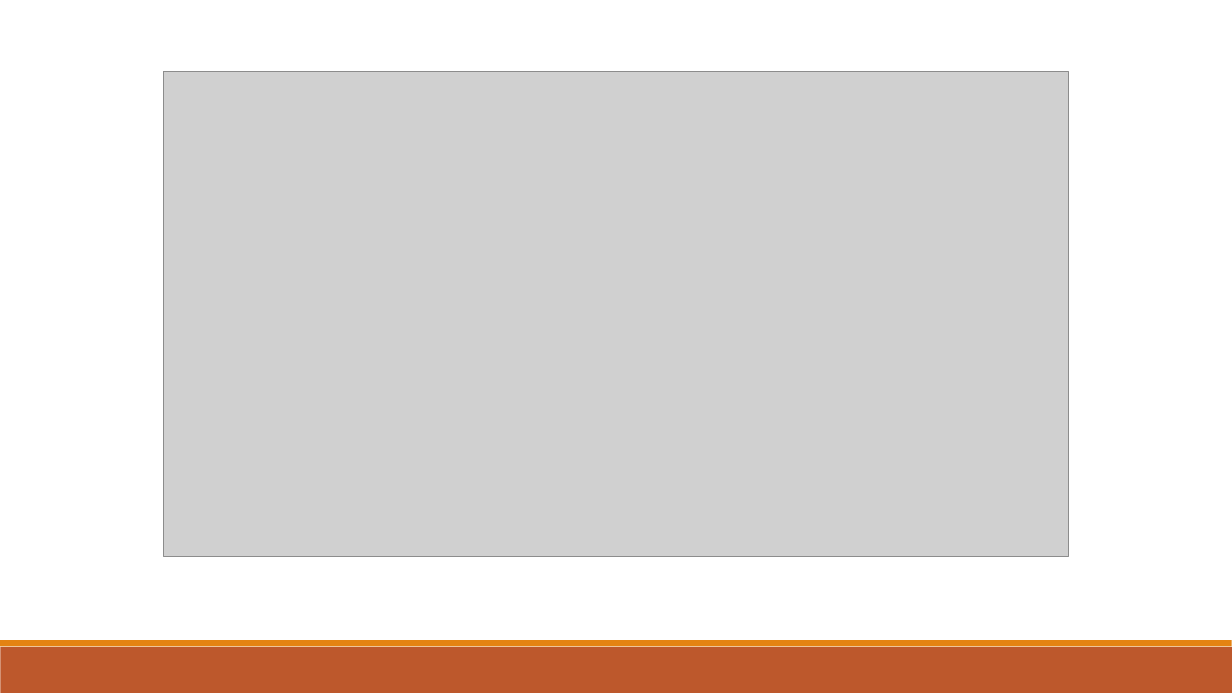
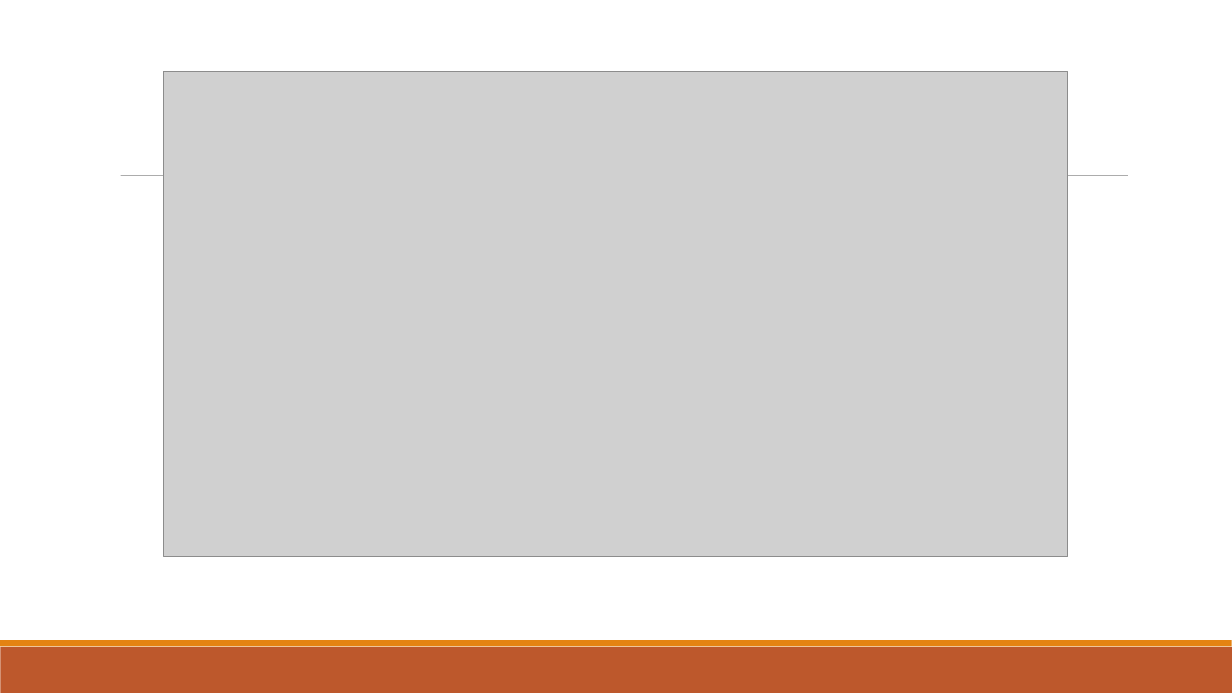
Before and after one commit to EloyBG97/project-big-data, a slide deck: slide 5 of Presentacion.pptx. Drawn at 1232x693 pixels with LibreOffice and Linux fonts; fonts in the diff are those of the drawing; grey boxes stand for pictures. Boxes give left, top, right and bottom in pixels: in the first picture for what was removed or moved away, otherwise in the second. Text is boxed around its words. In the diff, an @@ line names an element or a change of style, - is before the commit and + after.

```diff
--- a/Presentacion.pptx
+++ b/Presentacion.pptx
@@ line added from (121, 176) to (1128, 176), #808080 0.5 pt @@
```
Also in this commit, not shown: 4 other slides changed, 1 slide added.
